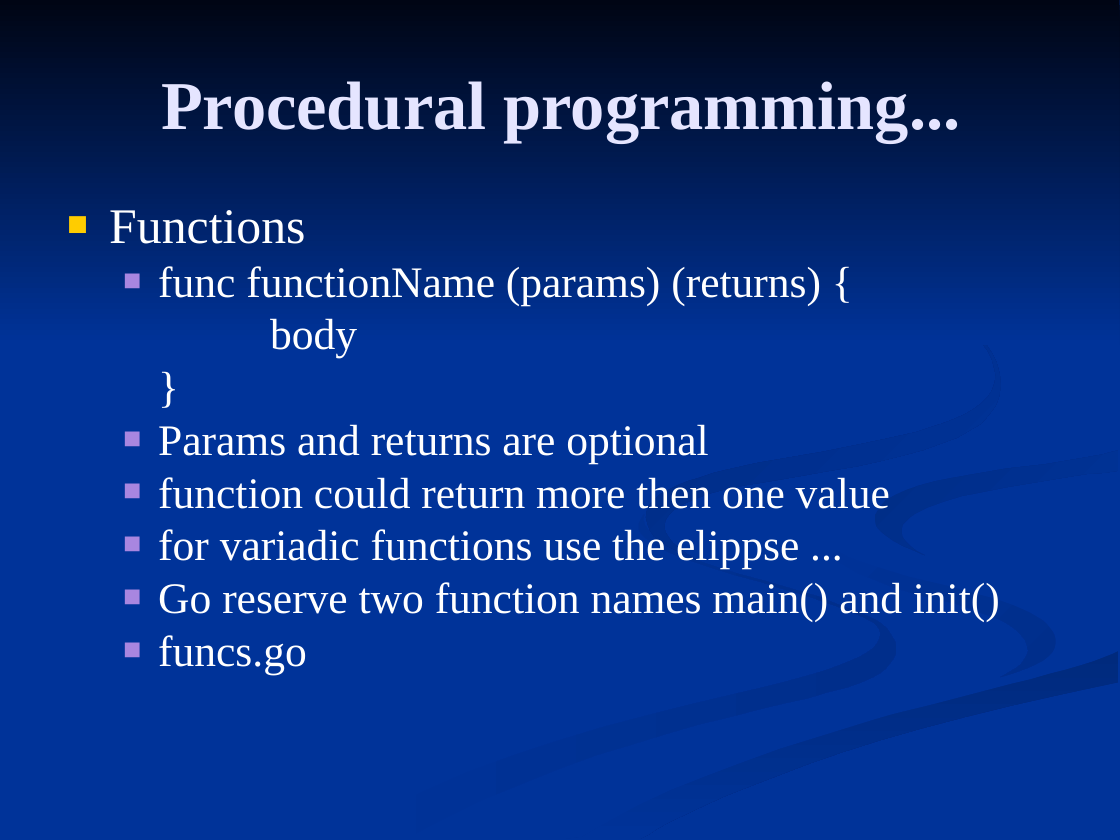
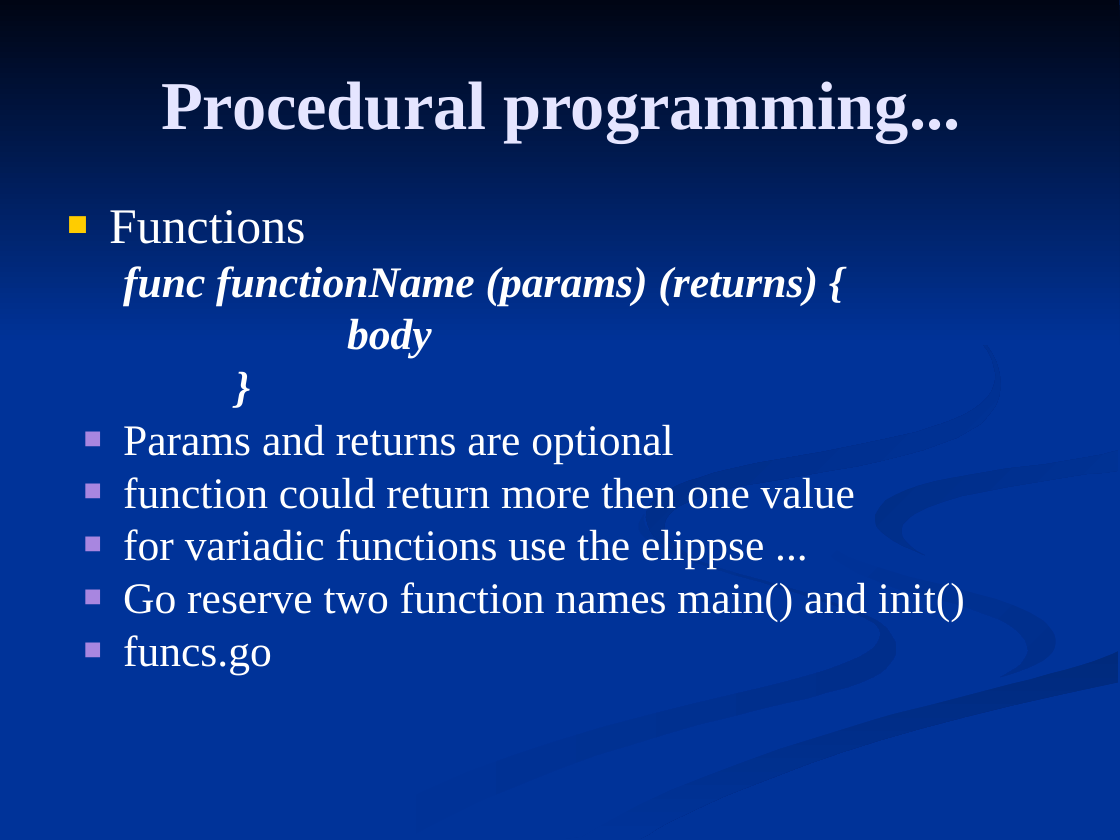
Before and after one commit to FrancoMelandri/GoLang, a slide deck: slide 18 of golang.ppt. Drawn at 1120x840 pixels with LibreOffice and Linux fonts; fonts in the diff are those of the drawing. Boxes give left, top, right and bottom in pixels: in the first picture for what was removed or moved away, otherwise in the second. Text is boxed around its words. In the diff, an @@ line names an element or a change of style, - is before the commit and + after.

```diff
--- a/golang.ppt
+++ b/golang.ppt
@@ text at (x1=123, y1=266, x2=965, y2=675): bold on, italic on in "func functionName (params) (returns) {", "body", "}"; bullet ■ to none; indent changed @@
```
Also in this commit, not shown: 3 other slides changed, 5 slides added.
